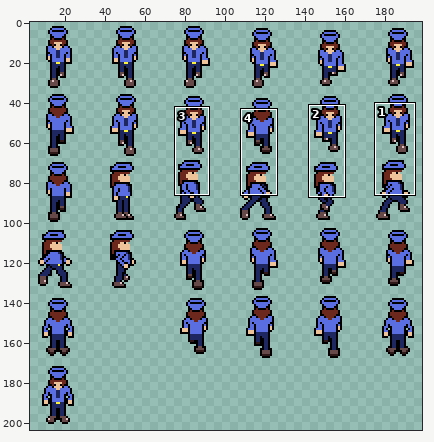
Sprite sheet -- Assets/Art/cop/cop.png. Above: a wide view before the commit, with the close-up outlined.
Close-up. The starting point:
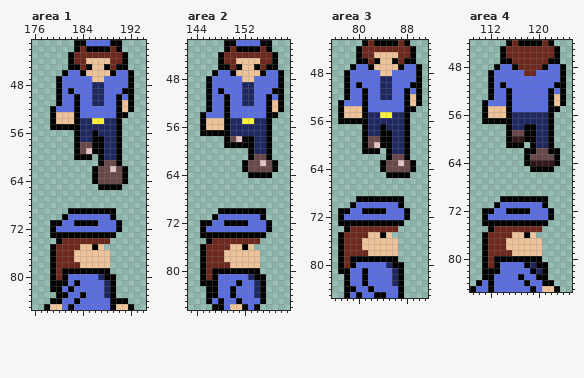
The file is 204x204 pixels. Colours within 5 levels of each other are drawn and written as one. Shown: area 1: x 176..194, y 41..85; area 2: x 143..159, y 42..86; area 3: x 76..91, y 43..85; area 4: x 109..125, y 44..85. The old version is drawn lined up with the new one. The wide view leaves out empty margins. The commit also changed other parts of the picture, which this record leaves out.
After the commit:
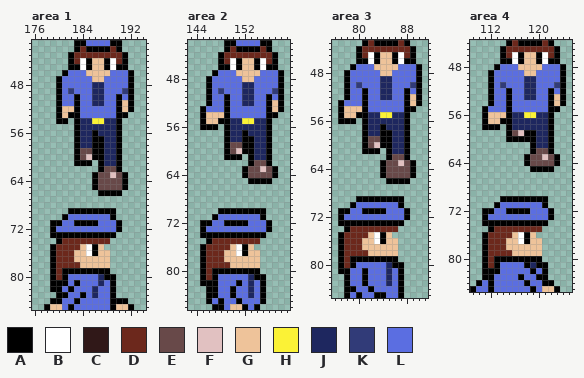
Palette (. is transparent): A #000000  B #ffffff  C #301818  D #6c281c  E #684949  F #e1c1c1  G #eec39a  H #fbf236  J #1e275f  K #313b78  L #5b6ee1
Difference:
drawings rearranged on the sheet (the old picture shows each at its new place; 4 dropped ones are not shown)
--- area 1
@@ x 176..194 @@
 43 ......ADDDDDDDDA...
-44 ......ADDGGGGDDA...
-45 ......AADAGGADAA...
-46 .....ALLAGGGGALLA..
+44 ......ADBAGGABDA...
+45 ......AABAGGABAA...
+46 .....ALLLGGGGLLLA..
 47 ....ALLLLLGGLLLLA..
 48 ....ALLLLLJJLLLLA..
-49 ....ALALLLJJLLLAA..
+49 ....ALKLLLJJLLLKA..
 50 ....ALLALLJJLLALA..
 51 ....ALLALLJJLLAGA..
-52 ...ALLLALLLLLLAGA..
-53 ...AGGGALLLLLLAA...
-54 ...AGGGAJJHHJJA....
-55 ...AAAAAJJJJJJA....
+52 ....AGGALLLLLLAGA..
+53 ....AGAALLLLLLAA...
+54 ....AA.AJJHHJJA....
+55 .......AJJJJJJA....
 56 .......AJJAJJJA....
 57 .......AJJAAJJA....
-58 .......AEEAAJJA....
-59 .......AEFAAJJA....
-60 .......AAA.AJJA....
-61 ...........AEEA....
-62 ..........AEEFEA...
-63 ..........AEEEEA...
+58 .......AJJAAJJA....
+59 .......AEEAAJJA....
+60 .......AEFAAJJA....
+61 .......AAA.AJJA....
+62 ...........AEEA....
+63 ..........AEEFEA...
 64 ..........AEEEEA...
-65 ...........AAAA....
-66 ...................
+65 ..........AEEEEA...
+66 ...........AAAA....
 67 ...................
@@ x 183..188 @@
 74 DDDDDD
-75 DGGAG.
-76 GGGGGG
+75 DGBAG.
+76 GGBAGG
 77 GGGGGG
@@ x 184..190 @@
 80 LLLJAA.
-81 LLLLJA.
-82 LLLLJA.
-83 ALLLJA.
+81 LLLJLA.
+82 LLJLLA.
+83 ALJLLA.
 84 LLLLLAA
--- area 2
@@ x 143..159 @@
 44 .....ADDDDDDDDA..
-45 .....ADDGGGGDDA..
-46 .....AADAGGADAA..
-47 ....ALLAGGGGALLA.
+45 .....ADBAGGABDA..
+46 .....AABAGGABAA..
+47 ....ALLLGGGGLLLA.
 48 ...ALLLLLGGLLLLA.
 49 ...ALLLLLJJLLLLA.
-50 ...ALALLLJJLLLAA.
+50 ...ALKLLLJJLLLKA.
 51 ...ALLALLJJLLALA.
 52 ...ALLALLJJLLAGA.
-53 ...ALLALLLLLLAGA.
-54 ..ALLLALLLLLLAA..
-55 ..AGGGAJJHHJJA...
-56 ..AGGGAJJJJJJA...
-57 ..AAAAAJJJJJJA...
-58 ......AEFAAJJA...
-59 ......AAAAAJJA...
-60 ..........AJJA...
-61 ..........AEEA...
-62 .........AEEFEA..
-63 .........AEEEEA..
-64 ..........AAAA...
-65 .................
+53 ..ALLLALLLLLLAGA.
+54 ..AGGGALLLLLLAA..
+55 ..AGGAAJJHHJJA...
+56 ..AAA.AJJJJJJA...
+57 ......AJJAJJJA...
+58 ......AJJAAJJA...
+59 ......AEEAAJJA...
+60 ......AEFAAJJA...
+61 ......AAA.AJJA...
+62 ..........AEEA...
+63 .........AEEFEA..
+64 .........AEEEEA..
+65 ..........AAAA...
 66 .................
@@ x 149..154 @@
 75 DDDDDD
-76 DGGAG.
-77 GGGGGG
+76 DGBAG.
+77 GGBAGG
 78 GGGGGG
@@ x 151..156 @@
 81 LLJAA.
-82 ALLJA.
-83 LLLJA.
-84 LLLJA.
+82 ALJLA.
+83 LLJLA.
+84 LLJLA.
 85 ALLLA.
--- area 3
@@ x 76..91 @@
 44 ....ADDDDDDDDA..
-45 ....ADDGGGGDDA..
-46 ....AADAGGADAA..
-47 ...ALLAGGGGALLA.
+45 ....ADBAGGABDA..
+46 ....AABAGGABAA..
+47 ...ALLLGGGGLLLA.
 48 ..ALLLLLGGLLLLA.
 49 ..ALLLLLJJLLLLA.
-50 ..ALALLLJJLLLAA.
+50 ..ALKLLLJJLLLKA.
 51 ..ALLALLJJLLALA.
@@ x 78..82 @@
 54 GGGAL
-55 GGGAJ
-56 AAAAJ
+55 GGAAJ
+56 AA.AJ
 57 ...AJ
@@ x 82..91 @@
 64 ..AEEEEA..
-65 ...AAAA...
-66 ..........
+65 ..AEEEEA..
+66 ...AAAA...
 67 ..........
@@ x 81..86 @@
 74 DDDDDD
-75 DGGAG.
-76 GGGGGG
+75 DGBAG.
+76 GGBAGG
 77 GGGGGG
@@ x 83..88 @@
 80 LLJAA.
-81 LLLJA.
-82 LLLJA.
-83 LLLJA.
+81 LLJLA.
+82 LLJLA.
+83 LLJLA.
 84 LLLLA.
--- area 4
@@ x 109..125 @@
 45 .....ADDDDDDDDA..
-46 .....ADDDDDDDDA..
-47 .....AADDDDDDAA..
-48 ....ALLADDDDALLA.
-49 ...ALLLLLDDLLLLA.
-50 ...ALLLLLLLLLLLA.
-51 ...ALALLLLLLLLAA.
-52 ...ALLALLLLLLALA.
-53 ...ALLALLLLLLAGA.
-54 ..ALLLALLLLLLAGA.
-55 ..AGGGALLLLLLAA..
-56 ..AGGGAJJJJJJA...
-57 ..AAAAAJJJJJJA...
-58 ......AJJAAJJA...
-59 ......AEEAAJJA...
-60 ......ACCAAJJA...
-61 ......AAA.AJJA...
-62 .........AAEEAA..
-63 .........AEEEEA..
-64 .........ACCCCA..
+46 .....ADBAGGABDA..
+47 .....AABAGGABAA..
+48 ....ALLLGGGGLLLA.
+49 ...ALLLLLGGLLLLA.
+50 ...ALLLLLJJLLLLA.
+51 ...ALKLLLJJLLLKA.
+52 ...ALLALLJJLLALA.
+53 ...ALLALLJJLLAGA.
+54 ...ALLALLLLLLAGA.
+55 ..ALLLALLLLLLAA..
+56 ..AGGGAJJHHJJA...
+57 ..AGGAAJJJJJJA...
+58 ..AAA.AJJJJJJA...
+59 ......AEFAAJJA...
+60 ......AAAAAJJA...
+61 ..........AJJA...
+62 ..........AEEA...
+63 .........AEEFEA..
+64 .........AEEEEA..
 65 ..........AAAA...
@@ x 115..120 @@
 75 DDDDDD
-76 DGGAG.
-77 GGGGGG
+76 DGBAG.
+77 GGBAGG
 78 GGGGGG
@@ x 118..122 @@
 81 AJAA.
-82 LAJA.
+82 LALA.
 83 LLAA.
